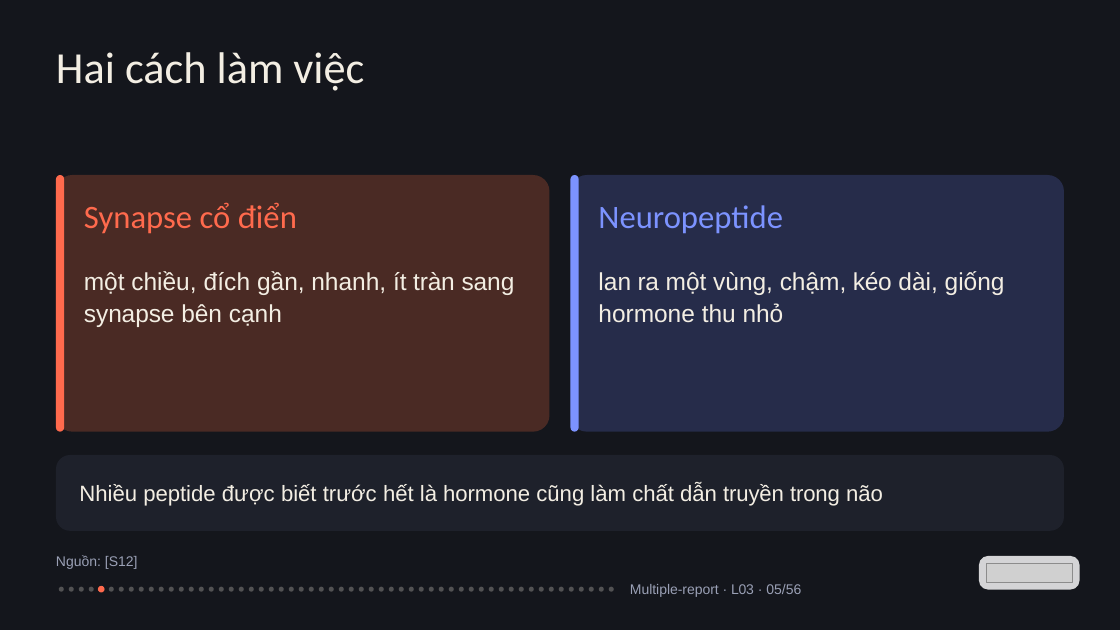
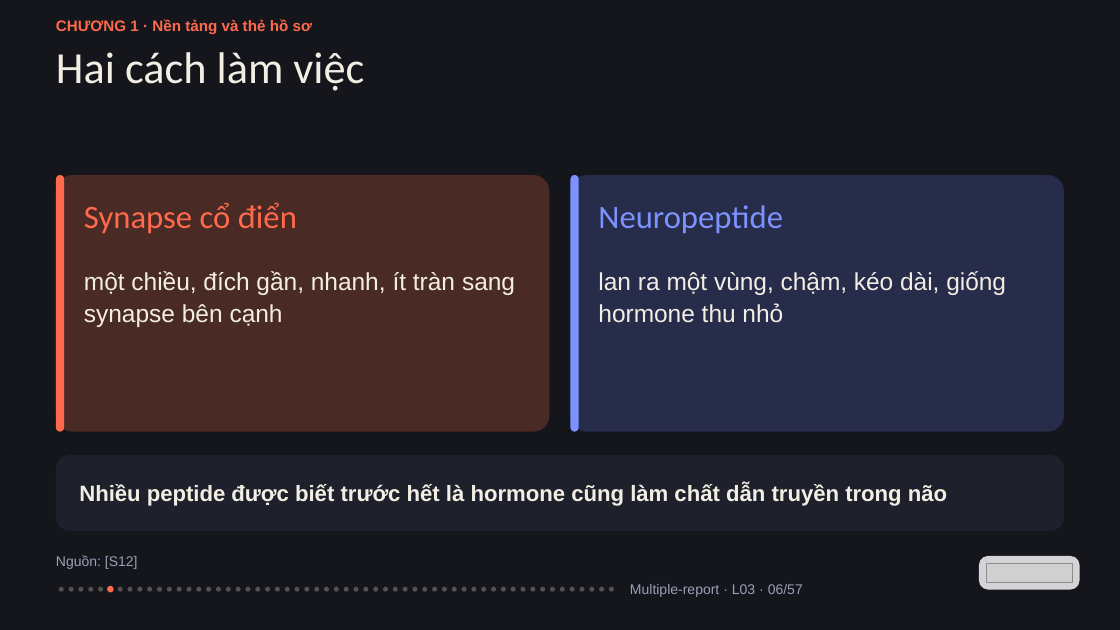
Before and after one commit to vohoailinh90/Multiple-report, a slide deck: slide 6 of lessons/L03/L03.pptx (slide 5 before the commit). Drawn at 1120x630 pixels with LibreOffice and Linux fonts; fonts in the diff are those of the drawing; grey boxes stand for pictures. Boxes give left, top, right and bottom in pixels: in the first picture for what was removed or moved away, otherwise in the second. Text is boxed around its words. In the diff, an @@ line names an element or a change of style, - is before the commit and + after.

```diff
--- a/lessons/L03/L03.pptx
+++ b/lessons/L03/L03.pptx
@@ text added at box(56, 19, 312, 34), 19.5 pt, text #FF6A4D, bold @@
+CHƯƠNG 1 · Nền tảng và thẻ hồ sơ
@@ text "một chiều, đích gần, nhanh, ..." at box(84, 271, 515, 327): letter spacing -0.1 to 0 pt in "một gần, sang synapse"; letter spacing 0.2 to 0 pt in "đích"; letter spacing -0.3 to 0 pt in "tràn" @@
@@ text "lan ra một vùng, chậm, ..." at box(598, 271, 1006, 323): letter spacing -0.4 to 0.1 pt in "ra"; letter spacing -0.1 to 0 pt in "một"; letter spacing -0.4 to 0 pt in "kéo" @@
@@ text "Nhiều peptide được biết trước ..." at box(79, 484, 947, 506): letter spacing -0.1 to 0 pt in "peptide hết hormone chất truyền"; letter spacing 0.1 to 0 pt in "được trước"; letter spacing -0.2 to 0 pt in "trong"; bold on @@
@@ ellipse: place and size @@
-ellipse at box(109, 587, 114, 592)
+ellipse at box(98, 587, 103, 592)
@@ ellipse: place and size @@
-ellipse at box(98, 586, 105, 592)
+ellipse at box(107, 586, 114, 592)
@@ 10 ellipses: place and size @@
-10 ellipses at box(249, 587, 344, 592)
+10 ellipses at box(245, 587, 339, 592)
@@ ellipse added at box(344, 587, 349, 592), fill #F3EEE3 at 28% opacity @@
@@ 8 ellipses: place and size @@
-8 ellipses at box(349, 587, 444, 592)
+8 ellipses at box(353, 587, 447, 592)
@@ text at box(630, 584, 803, 597): text changed @@
-Multiple-report · L03 · 05/56
+Multiple-report · L03 · 06/57
```
Also in this commit, not shown: 55 other slides changed, 1 slide added, 1 other file.
